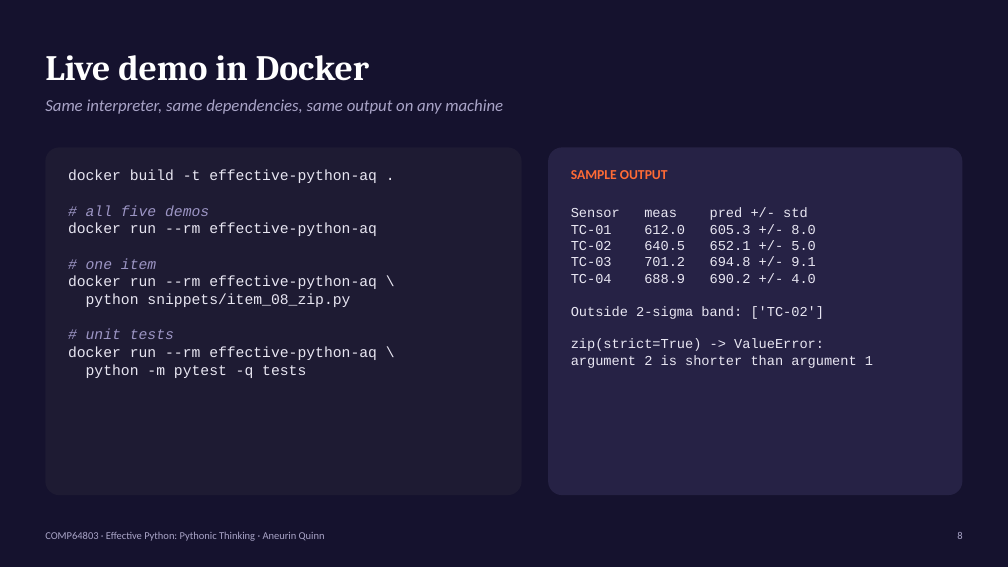
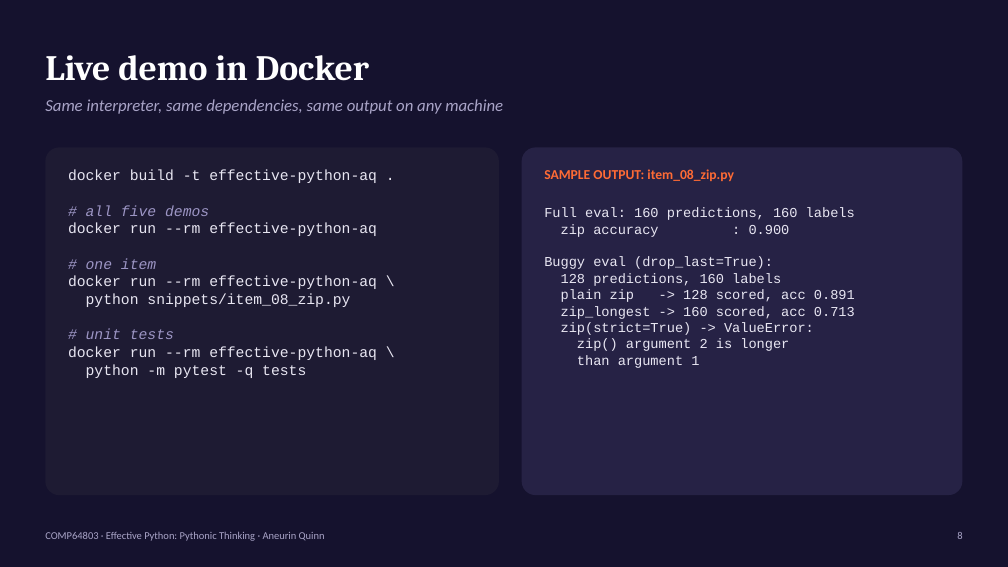
Before and after one commit to mingfeisun/COMP64803-Responsible-Reproducible-AI, a slide deck: slide 8 of cohort-2026/Aneurin_Quinn/Effective_Python/Pythonic_Thinking_AQ.pptx. Drawn at 1008x567 pixels with LibreOffice and Linux fonts; fonts in the diff are those of the drawing. Boxes give left, top, right and bottom in pixels: in the first picture for what was removed or moved away, otherwise in the second. Text is boxed around its words. In the diff, an @@ line names an element or a change of style, - is before the commit and + after.

```diff
--- a/cohort-2026/Aneurin_Quinn/Effective_Python/Pythonic_Thinking_AQ.pptx
+++ b/cohort-2026/Aneurin_Quinn/Effective_Python/Pythonic_Thinking_AQ.pptx
@@ rounded rectangle: place and size @@
-rounded rectangle at [45, 147, 522, 495]
+rounded rectangle at [45, 147, 499, 495]
@@ rounded rectangle: place and size @@
-rounded rectangle at [548, 147, 963, 495]
+rounded rectangle at [522, 147, 963, 495]
@@ text at [544, 169, 734, 181]: text changed @@
-SAMPLE OUTPUT
+SAMPLE OUTPUT: item_08_zip.py
@@ text at [544, 207, 855, 319]: text changed @@
-Sensor meas pred +/- std
-TC-01 612.0 605.3 +/- 8.0
-TC-02 640.5 652.1 +/- 5.0
-TC-03 701.2 694.8 +/- 9.1
-TC-04 688.9 690.2 +/- 4.0
-Outside 2-sigma band: ['TC-02']
+Full eval: 160 predictions, 160 labels
+zip accuracy : 0.900
+Buggy eval (drop_last=True):
+128 predictions, 160 labels
+plain zip -> 128 scored, acc 0.891
+zip_longest -> 160 scored, acc 0.713
@@ text "Full eval: 160 predictions, 160 ...": place and size @@
-text "Full eval: 160 predictions, 160 ..." at [571, 207, 873, 368]
+text "Full eval: 160 predictions, 160 ..." at [544, 207, 855, 368]
@@ text at [577, 339, 789, 368]: text changed @@
-argument 2 is shorter than argument 1
+zip() argument 2 is longer
+than argument 1
```
Also in this commit, not shown: 7 other slides changed, 2 slides added, 2 slides removed, 8 other files.
